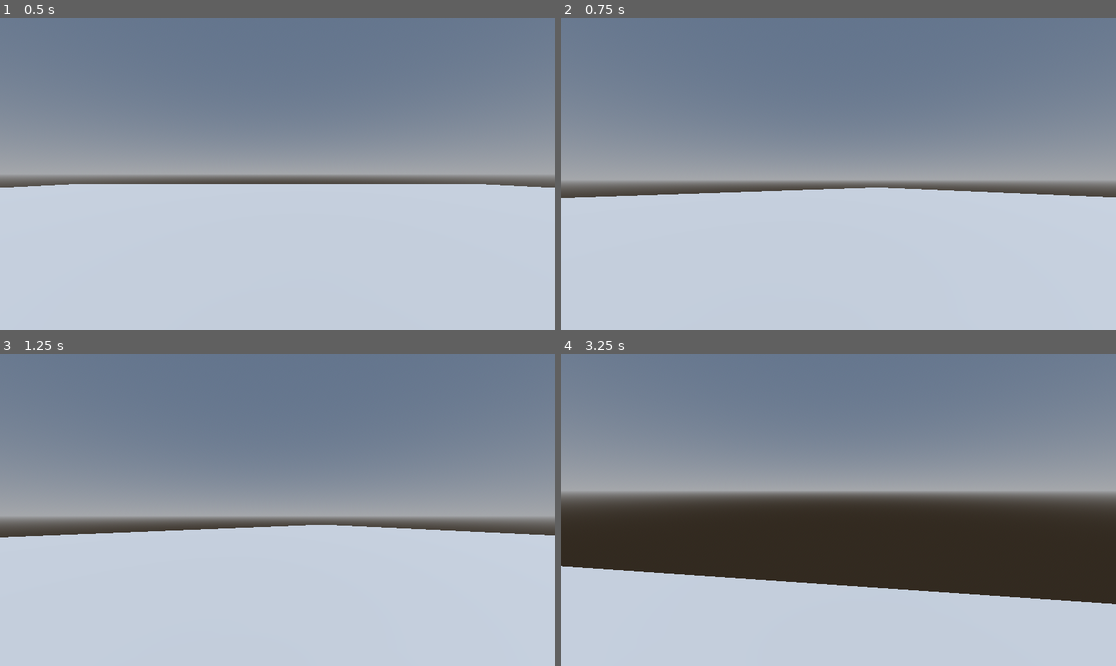
Above: before the commit, frames 1-4 (two rows, left to right).
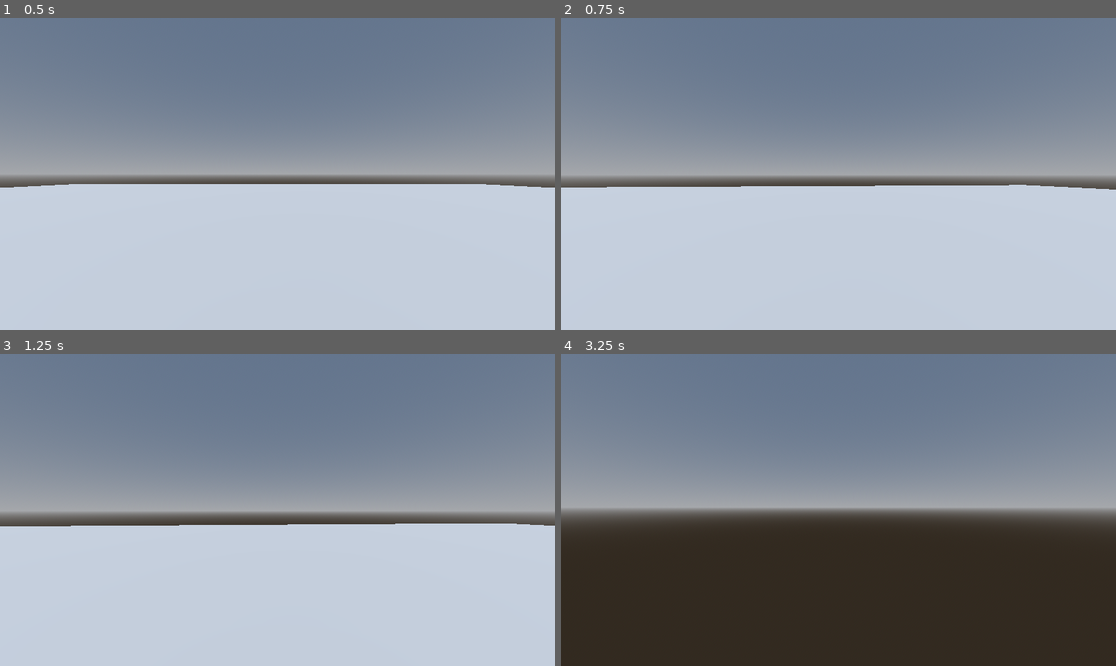
Above: after the commit, the same moments.

Repository: MomchilKalestrov/TFFS
Game: Godot game, scene res://scenes/main.tscn
The game is run twice, just before and just after one commit, with the same random seed, the same clock (stepped at 60 frames per second) and the same inputs.
Inputs (mouse positions are in pixels of both pictures, inside the frame that each line leads up to):
- Up to frame 1 (0.5 s): no input
- Up to frame 2 (0.75 s): tap Enter at 0.5 s; move the mouse to (866, 174) at 0.52 s; hold W (move_forward) from 0.53 s (still down); hold E (interact, bound only after the commit) from 0.53 s (still down)
- Up to frame 3 (1.25 s): keep holding W (move_forward); keep holding E (interact, bound only after the commit); tap Space (jump) at 0.77 s; tap F (pick_up, bound only after the commit) at 0.8 s
- Up to frame 4 (3.25 s): keep holding W (move_forward); move the mouse to (810, 510) at 1.27 s; release E (interact, bound only after the commit) at 1.28 s; tap F (pick_up, bound only after the commit) at 1.35, 2.3, 2.85 s; tap Space (jump) at 1.52, 3.02 s; tap E (interact, bound only after the commit) at 1.55, 3.05 s; move the mouse to (849, 503) at 2.02 s; hold E (interact, bound only after the commit) 2.03-2.78 s; move the mouse to (832, 516) at 2.77 s

Frame 1 is identical in both runs. In frame 2, 5.1% of the frame differs, in the area x 0-100%, y 50-58%; in frame 3, 5.4%; in frame 4, 35%, in the area x 0-100%, y 44-100%.

Commit message:
Added movable objects and spawners

Diff:
--- a/project.godot
+++ b/project.godot
@@ -14,6 +14,10 @@
 run/main_scene="res://scenes/main.tscn"
 config/features=PackedStringArray("4.3", "GL Compatibility")
 config/icon="res://icon.svg"
+
+[autoload]
+
+Globals="*res://scripts/globals.gd"
 
 [input]
 
@@ -46,6 +50,21 @@
 "events": [Object(InputEventKey,"resource_local_to_scene":false,"resource_name":"","device":-1,"window_id":0,"alt_press …(191 unchanged characters)…
 ]
 }
+interact={
+"deadzone": 0.5,
+"events": [Object(InputEventKey,"resource_local_to_scene":false,"resource_name":"","device":-1,"window_id":0,"alt_pressed":false,"shift_pressed":false,"ctrl_pressed":false,"meta_pressed":false,"pressed":false,"keycode":0,"physical_keycode":69,"key_label":0,"unicode":101,"location":0,"echo":false,"script":null)
+]
+}
+pick_up={
+"deadzone": 0.5,
+"events": [Object(InputEventKey,"resource_local_to_scene":false,"resource_name":"","device":-1,"window_id":0,"alt_pressed":false,"shift_pressed":false,"ctrl_pressed":false,"meta_pressed":false,"pressed":false,"keycode":0,"physical_keycode":70,"key_label":0,"unicode":102,"location":0,"echo":false,"script":null)
+]
+}
+place_down={
+"deadzone": 0.5,
+"events": [Object(InputEventKey,"resource_local_to_scene":false,"resource_name":"","device":-1,"window_id":0,"alt_pressed":false,"shift_pressed":false,"ctrl_pressed":false,"meta_pressed":false,"pressed":false,"keycode":0,"physical_keycode":70,"key_label":0,"unicode":102,"location":0,"echo":false,"script":null)
+]
+}
 
 [rendering]
 
--- /dev/null
+++ b/scenes/TestArbiter.tscn
@@ -0,0 +1,28 @@
+[gd_scene load_steps=5 format=3 uid="uid://c2pwp14naju7n"]
+
+[ext_resource type="Script" path="res://scripts/moveable.gd" id="1_xj85e"]
+
+[sub_resource type="SphereMesh" id="SphereMesh_nebjg"]
+
+[sub_resource type="SphereShape3D" id="SphereShape3D_1a7ff"]
+
+[sub_resource type="SphereShape3D" id="SphereShape3D_8p34e"]
+
+[node name="TestArbiter" type="RigidBody3D"]
+collision_layer = 2
+collision_mask = 2
+script = ExtResource("1_xj85e")
+
+[node name="Mesh" type="MeshInstance3D" parent="."]
+mesh = SubResource("SphereMesh_nebjg")
+
+[node name="CollisionShape3D" type="CollisionShape3D" parent="."]
+shape = SubResource("SphereShape3D_1a7ff")
+
+[node name="Area3D" type="Area3D" parent="."]
+
+[node name="CollisionShape3D" type="CollisionShape3D" parent="Area3D"]
+shape = SubResource("SphereShape3D_8p34e")
+
+[connection signal="body_entered" from="Area3D" to="." method="_on_body_entered"]
+[connection signal="body_exited" from="Area3D" to="." method="_on_body_exited"]
--- a/scenes/main.tscn
+++ b/scenes/main.tscn
@@ -1,8 +1,9 @@
-[gd_scene load_steps=9 format=3 uid="uid://j06ed3mkvnqy"]
+[gd_scene load_steps=10 format=3 uid="uid://j06ed3mkvnqy"]
 
 [ext_resource type="PackedScene" uid="uid://b18i2oluo7rvl" path="res://scenes/player.tscn" id="1_y6aoc"]
 [ext_resource type="PackedScene" uid="uid://3pocx0wxgj0e" path="res://models/character.glb" id="2_emqvq"]
 [ext_resource type="Material" uid="uid://c217ps3757wlm" path="res://skybox.tres" id="3_1gn02"]
+[ext_resource type="PackedScene" uid="uid://dy0r21gsavb5n" path="res://scenes/spawner.tscn" id="4_7r0u3"]
 
 [sub_resource type="WorldBoundaryShape3D" id="WorldBoundaryShape3D_fc7yi"]
 
@@ -23,6 +24,7 @@
 [node name="Main" type="Node"]
 
 [node name="Ground" type="StaticBody3D" parent="."]
+collision_layer = 4294967295
 
 [node name="CollisionShape" type="CollisionShape3D" parent="Ground"]
 shape = SubResource("WorldBoundaryShape3D_fc7yi")
@@ -50,3 +52,6 @@
 
 [node name="WorldEnvironment" type="WorldEnvironment" parent="."]
 environment = SubResource("Environment_3d6es")
+
+[node name="StaticBody3D" parent="." instance=ExtResource("4_7r0u3")]
+transform = Transform3D(1, 0, 0, 0, 1, 0, 0, 0, 1, 2, 1, 0)
--- a/scenes/player.tscn
+++ b/scenes/player.tscn
@@ -23,3 +23,32 @@
 [node name="CollisionShape" type="CollisionShape3D" parent="."]
 transform = Transform3D(1, 0, 0, 0, 1, 0, 0, 0, 1, 0, 1, 0)
 shape = SubResource("CapsuleShape3D_1mu1r")
+
+[node name="CanvasLayer" type="CanvasLayer" parent="."]
+follow_viewport_enabled = true
+
+[node name="TakeHint" type="RichTextLabel" parent="CanvasLayer"]
+visible = false
+anchors_preset = 12
+anchor_top = 1.0
+anchor_right = 1.0
+anchor_bottom = 1.0
+offset_top = -50.0
+offset_bottom = -26.0
+grow_horizontal = 2
+grow_vertical = 0
+bbcode_enabled = true
+text = "[center]Press F to take/ place defenses"
+
+[node name="InteractHint" type="RichTextLabel" parent="CanvasLayer"]
+visible = false
+anchors_preset = 12
+anchor_top = 1.0
+anchor_right = 1.0
+anchor_bottom = 1.0
+offset_top = -25.0
+offset_bottom = -1.0
+grow_horizontal = 2
+grow_vertical = 0
+bbcode_enabled = true
+text = "[center]Press E to interact"
--- /dev/null
+++ b/scenes/spawner.tscn
@@ -0,0 +1,30 @@
+[gd_scene load_steps=6 format=3 uid="uid://dy0r21gsavb5n"]
+
+[ext_resource type="Script" path="res://scripts/spawner.gd" id="1_bapjc"]
+[ext_resource type="PackedScene" uid="uid://c2pwp14naju7n" path="res://scenes/TestArbiter.tscn" id="2_lmryq"]
+
+[sub_resource type="BoxShape3D" id="BoxShape3D_ffehw"]
+
+[sub_resource type="StandardMaterial3D" id="StandardMaterial3D_72ueq"]
+albedo_color = Color(1, 0.61367, 0.558941, 1)
+
+[sub_resource type="BoxMesh" id="BoxMesh_hqb2g"]
+
+[node name="Spawner" type="StaticBody3D"]
+transform = Transform3D(1, 0, 0, 0, 1, 0, 0, 0, 1, 0, 1, 0)
+script = ExtResource("1_bapjc")
+defense_scene = ExtResource("2_lmryq")
+
+[node name="TriggerArea" type="Area3D" parent="."]
+
+[node name="CollisionShape" type="CollisionShape3D" parent="TriggerArea"]
+transform = Transform3D(2, 0, 0, 0, 2, 0, 0, 0, 2, 0, 0, 0)
+shape = SubResource("BoxShape3D_ffehw")
+
+[node name="Mesh" type="MeshInstance3D" parent="."]
+transform = Transform3D(0.25, 0, 0, 0, 0.25, 0, 0, 0, 0.25, 0, 0, 0)
+material_override = SubResource("StandardMaterial3D_72ueq")
+mesh = SubResource("BoxMesh_hqb2g")
+
+[connection signal="body_entered" from="TriggerArea" to="." method="_on_body_entered"]
+[connection signal="body_exited" from="TriggerArea" to="." method="_on_body_exited"]
--- /dev/null
+++ b/scripts/globals.gd
@@ -0,0 +1,9 @@
+extends Node
+
+var player_reference: CharacterBody3D = null;
+
+func set_player(player_ref: CharacterBody3D) -> void:
+    player_reference = player_ref;
+
+func get_player() -> CharacterBody3D:
+    return player_reference;
--- /dev/null
+++ b/scripts/moveable.gd
@@ -0,0 +1,21 @@
+extends RigidBody3D;
+
+var player_near: bool = false;
+var picked_up: bool = false;
+
+func _on_body_entered(body: Node3D):
+    if body.get_class() == "CharacterBody3D":
+        player_near = true;
+        Globals.get_player().find_child("TakeHint").visible = true;
+
+func _on_body_exited(body: Node3D):
+    if body.get_class() == "CharacterBody3D":
+        player_near = false;
+        Globals.get_player().find_child("TakeHint").visible = false;
+
+func _input(event: InputEvent):
+    if event.is_action_pressed("pick_up") and player_near and not picked_up:
+        picked_up = true;
+    elif event.is_action_pressed("place_down") and picked_up:
+        picked_up = false;
+        self.global_position = Globals.get_player().global_position;
--- a/scripts/movement.gd
+++ b/scripts/movement.gd
@@ -1,7 +1,6 @@
 extends CharacterBody3D
 
-@export var fall_acceleration = 75
-@export var mouse_sens = 0.01
+@export var fall_acceleration = 45
 @export var speed = 10
 @export var jump_force = 10
 
@@ -10,8 +9,9 @@
 
 var target_velocity = Vector3.ZERO
 
-func _ready():
-    Input.set_mouse_mode(Input.MOUSE_MODE_CAPTURED)
+func _ready() -> void:
+    Input.set_mouse_mode(Input.MOUSE_MODE_CAPTURED);
+    Globals.set_player(self);
 
 func _physics_process(delta):
     var direction = Vector3.ZERO
@@ -45,8 +45,8 @@
 
 func _input(event):
     if event is InputEventMouseMotion:
-        rot_x -= event.relative.x * mouse_sens
-        rot_y -= event.relative.y * mouse_sens
+        rot_x -= event.relative.x / 700
+        rot_y -= event.relative.y / 700
 
         rot_y = clamp(rot_y, -PI / 2, PI / 2)
 
--- /dev/null
+++ b/scripts/spawner.gd
@@ -0,0 +1,21 @@
+extends Node
+
+@export var defense_scene: PackedScene
+var player_in_area: bool = false;
+
+func _on_body_entered(body: Node3D):
+    if body.get_class() == "CharacterBody3D":
+        var hint = Globals.get_player().find_child("InteractHint")
+        hint.visible = true
+        player_in_area = true
+
+
+func _on_body_exited(body: Node3D):
+    if body.get_class() == "CharacterBody3D":
+        var hint = Globals.get_player().find_child("InteractHint")
+        hint.visible = false
+        player_in_area = false
+func _input(event: InputEvent):
+    if event.is_action_pressed("interact") and player_in_area:
+        var defense = defense_scene.instantiate()
+        add_child(defense)
